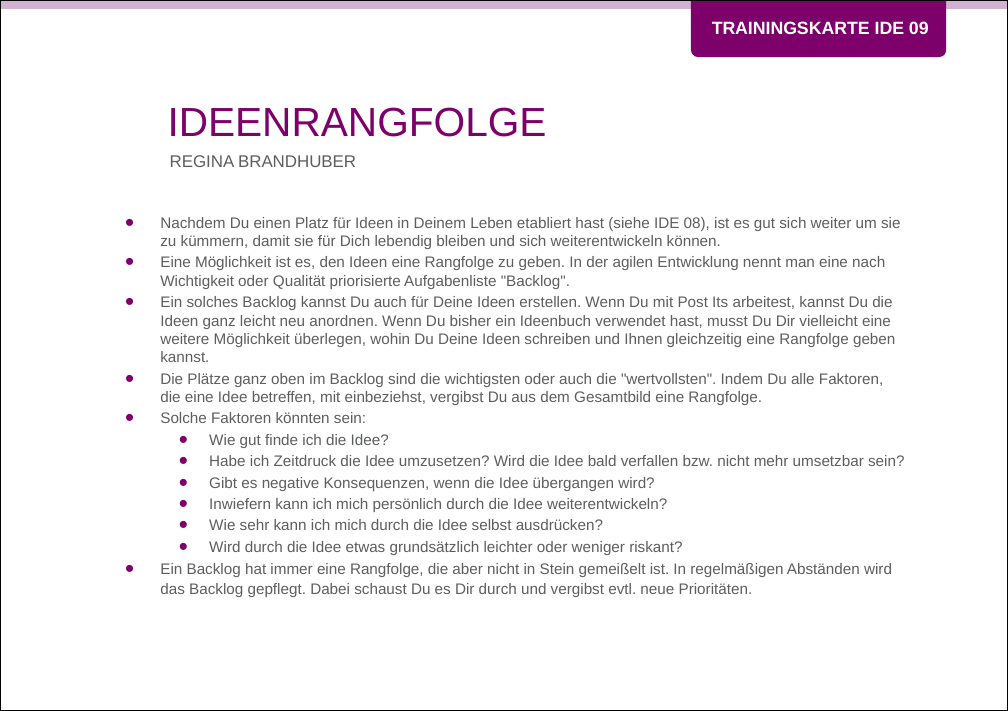
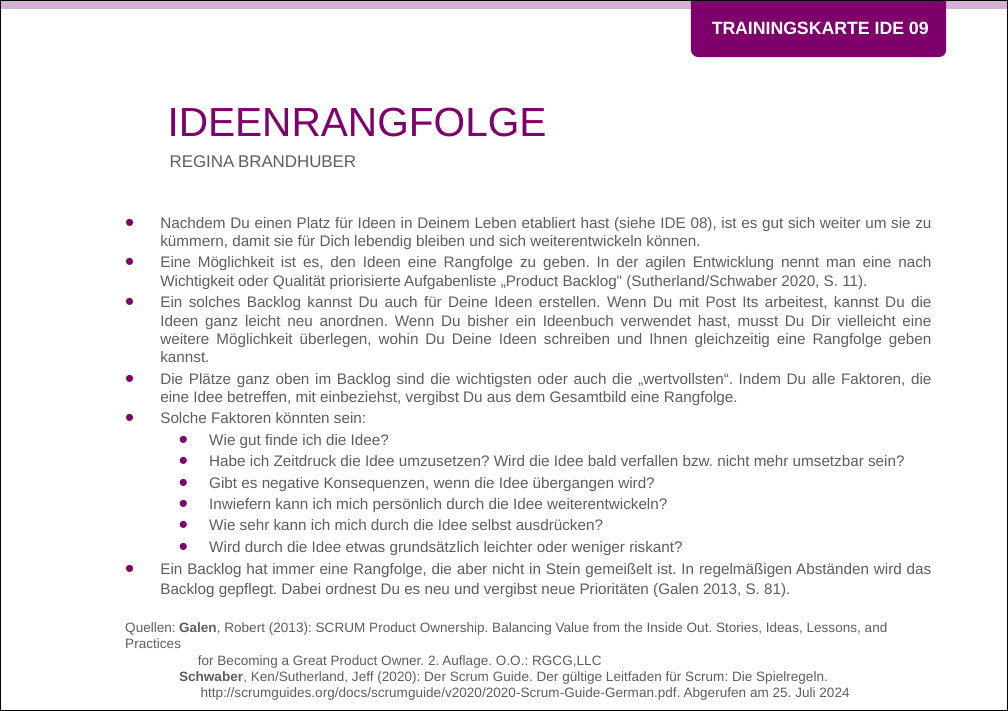
Before and after one commit to Teamtool/training-materials, a slide deck: slide 1 of training-cards/music moves/Ideas (IDE)/ger/apprentice/ger_IDE_09_Ideenrangfolge_MM_A.pptx. Drawn at 1008x711 pixels with LibreOffice and Linux fonts; fonts in the diff are those of the drawing; background and template pictures are left out. Boxes give left, top, right and bottom in pixels: in the first picture for what was removed or moved away, otherwise in the second. Text is boxed around its words. In the diff, an @@ line names an element or a change of style, - is before the commit and + after.

```diff
--- a/training-cards/music moves/Ideas (IDE)/ger/apprentice/ger_IDE_09_Ideenrangfolge_MM_A.pptx
+++ b/training-cards/music moves/Ideas (IDE)/ger/apprentice/ger_IDE_09_Ideenrangfolge_MM_A.pptx
@@ text at [160,217,931,555]: alignment left to justified @@
@@ text at [160,256,931,289]: text changed @@
-• Eine Möglichkeit ist es, den Ideen eine Rangfolge zu geben. In der agilen Entwicklung nennt man eine nach Wichtigkeit oder Qualität priorisierte Aufgabenliste "Backlog".
+• Eine Möglichkeit ist es, den Ideen eine Rangfolge zu geben. In der agilen Entwicklung nennt man eine nach Wichtigkeit oder Qualität priorisierte Aufgabenliste „Product Backlog" (Sutherland/Schwaber 2020, S. 11).
@@ text at [160,373,931,405]: text changed @@
-• Die Plätze ganz oben im Backlog sind die wichtigsten oder auch die "wertvollsten". Indem Du alle Faktoren, die eine Idee betreffen, mit einbeziehst, vergibst Du aus dem Gesamtbild eine Rangfolge.
+• Die Plätze ganz oben im Backlog sind die wichtigsten oder auch die „wertvollsten“. Indem Du alle Faktoren, die eine Idee betreffen, mit einbeziehst, vergibst Du aus dem Gesamtbild eine Rangfolge.
@@ text at [125,563,932,700]: text changed; size 9 to 8 pt @@
-• Ein Backlog hat immer eine Rangfolge, die aber nicht in Stein gemeißelt ist. In regelmäßigen Abständen wird das Backlog gepflegt. Dabei schaust Du es Dir durch und vergibst evtl. neue Prioritäten.
+• Ein Backlog hat immer eine Rangfolge, die aber nicht in Stein gemeißelt ist. In regelmäßigen Abständen wird das Backlog gepflegt. Dabei ordnest Du es neu und vergibst neue Prioritäten (Galen 2013, S. 81).
+Quellen: Galen, Robert (2013): SCRUM Product Ownership. Balancing Value from the Inside Out. Stories, Ideas, Lessons, and Practices
+for Becoming a Great Product Owner. 2. Auflage. O.O.: RGCG,LLC
+Schwaber, Ken/Sutherland, Jeff (2020): Der Scrum Guide. Der gültige Leitfaden für Scrum: Die Spielregeln.
+http://scrumguides.org/docs/scrumguide/v2020/2020-Scrum-Guide-German.pdf. Abgerufen am 25. Juli 2024
```
Also in this commit, not shown: 1 other slide changed, 7 other files.
